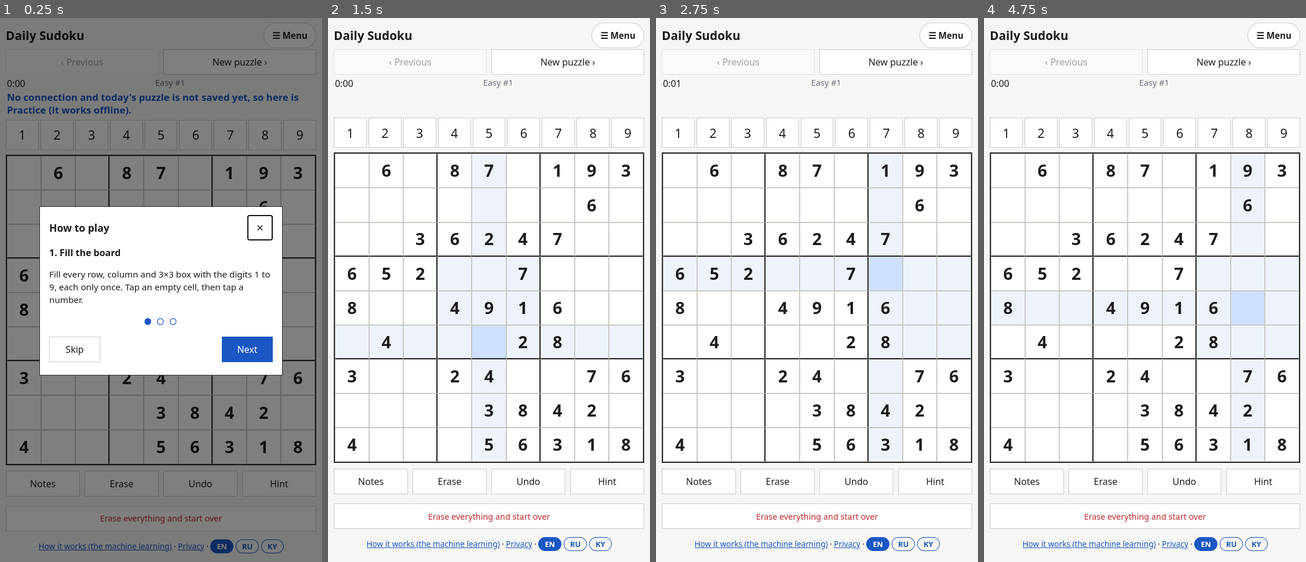
Above: before the commit, frames 1-4 (left to right).
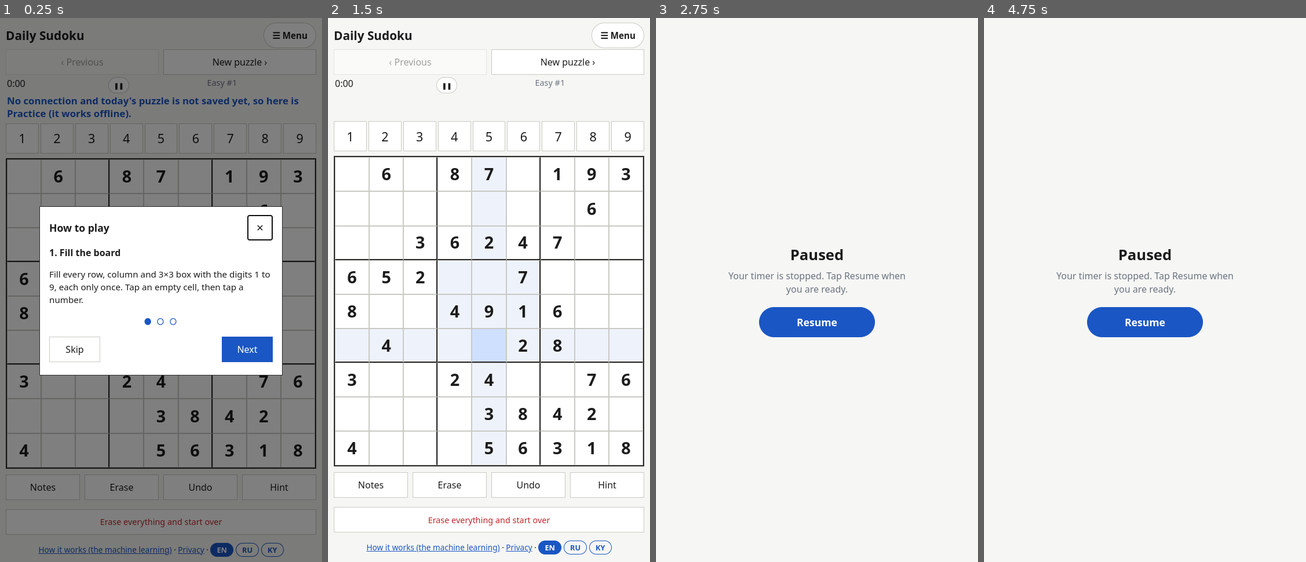
Above: after the commit, the same moments.

Repository: aiyma-a/daily-sudoku
Game: browser game, page docs/index.html
The game is run twice, just before and just after one commit, with the same random seed, the same clock (stepped at 60 frames per second) and the same inputs. When the page shows a pop-up message, it is drawn as a white box for half a second while everything else waits; a line starting with > is the answer the replay typed.
Inputs (mouse positions are in pixels of both pictures, inside the frame that each line leads up to; where the layout moved, square brackets give the same spot in the first picture):
- Up to frame 1 (0.25 s): no input
- Up to frame 2 (1.5 s): click "Skip" at 0.27 s; click "Erase everything and start ov…" at 0.52 s; click (489, 344) [489, 338] at 1.07 s; tap Space at 1.1 s
- Up to frame 3 (2.75 s): tap Space at 1.6, 2.1, 2.6 s; click (755, 279) [755, 273] at 1.67 s; click (775, 83) at 2.02 s, where only the run after the commit has a clickable "❚❚"; click (878, 262) at 2.27 s
- Up to frame 4 (4.75 s): click (1190, 371) at 2.87 s; tap Space every 0.5 s from 3.1 to 4.6 s; click "Erase everything and start ov…" (after the commit: "Resume") at 3.27 s; click (1067, 387) at 3.47 s; click (1145, 246) at 4.07 s; click (1103, 83) at 4.52 s, where only the run after the commit has a clickable "❚❚"; click (1238, 328) [1238, 322] at 4.67 s

The runs differ from the first frame. In frame 1, 6.9% of the frame differs, in the area x 1-99%, y 11-100%; in frame 2, 9.7%; in frame 3, 11%; in frame 4, 11%, in the area x 1-99%, y 0-98%.

Commit message:
Pause when the player leaves the app; Resume button; manual Pause button
Co-Authored-By: Claude Sonnet 5.5 <noreply@anthropic.com>

Diff:
--- a/docs/app.js
+++ b/docs/app.js
@@ -620,7 +620,27 @@
     localStorage.setItem("ds:level", level);
     load();
   });
-  document.addEventListener("visibilitychange", () => { if (st) save(); });
+  document.addEventListener("visibilitychange", () => {
+    if (st) save();
+    if (document.hidden) pauseGame();
+  });
+
+  // ------------------------------------------------- Pause / Resume
+  // Leaving the app or browser pauses the game: the board is hidden and the
+  // timer stays stopped until the player taps Resume.
+  function pauseGame() {
+    if (!st || st.done || !$("pause").hidden) return;
+    save(); stopTimer();
+    setMenu(false);
+    $("pause").hidden = false;
+    $("resumeBtn").focus();
+  }
+  function resumeGame() {
+    $("pause").hidden = true;
+    if (st && !st.done) startTimer();
+  }
+  $("pauseBtn").addEventListener("click", pauseGame);
+  $("resumeBtn").addEventListener("click", resumeGame);
 
   // ------------------------------------------------- Menu panel
   const panel = $("menuPanel"), menuBtn = $("menuBtn");
--- a/docs/i18n.js
+++ b/docs/i18n.js
@@ -61,7 +61,7 @@
     "★ For me": "★ Мне", "Just right for you": "Как раз для вас",
     "‹ Previous": "‹ Назад", "New puzzle ›": "Новая ›",
     "Previous practice puzzle": "Предыдущая головоломка", "New practice puzzle": "Новая головоломка",
-    "Sudoku board": "Поле судоку", "Mode": "Режим", "Menu": "Меню", "Difficulty": "Сложность", "Theme": "Тема",
+    "Sudoku board": "Поле судоку", "Mode": "Режим", "Menu": "Меню", "Pause": "Пауза", "Paused": "Пауза", "Resume": "Продолжить", "Your timer is stopped. Tap Resume when you are ready.": "Таймер остановлен. Нажмите «Продолжить», когда будете готовы.", "Difficulty": "Сложность", "Theme": "Тема",
     "Notes": "Заметки", "Erase": "Стереть", "Undo": "Отмена", "Hint": "Подсказка",
     "Classic": "Классика", "Fall": "Осень", "Cartoon": "Мульт",
     "Erase everything and start over": "Стереть всё и начать заново",
@@ -144,7 +144,7 @@
     "★ For me": "★ Мага", "Just right for you": "Сизге ылайыктуу",
     "‹ Previous": "‹ Мурунку", "New puzzle ›": "Жаңы ›",
     "Previous practice puzzle": "Мурунку машыгуу табышмагы", "New practice puzzle": "Жаңы машыгуу табышмагы",
-    "Sudoku board": "Судоку тактасы", "Mode": "Режим", "Menu": "Меню", "Difficulty": "Татаалдык", "Theme": "Тема",
+    "Sudoku board": "Судоку тактасы", "Mode": "Режим", "Menu": "Меню", "Pause": "Пауза", "Paused": "Тындырылды", "Resume": "Улантуу", "Your timer is stopped. Tap Resume when you are ready.": "Таймер токтоду. Даяр болгондо «Улантуу» баскычын басыңыз.", "Difficulty": "Татаалдык", "Theme": "Тема",
     "Notes": "Белгилер", "Erase": "Өчүрүү", "Undo": "Артка", "Hint": "Кеңеш",
     "Classic": "Классика", "Fall": "Күз", "Cartoon": "Мультфильм",
     "Erase everything and start over": "Баарын өчүрүп, кайра баштоо",
--- a/docs/index.html
+++ b/docs/index.html
@@ -43,7 +43,7 @@
       <button id="prev" data-i18n-label="Previous practice puzzle" aria-label="Previous practice puzzle"><span data-i18n="‹ Previous">&lsaquo; Previous</span></button>
       <button id="next" data-i18n-label="New practice puzzle" aria-label="New practice puzzle"><span data-i18n="New puzzle ›">New puzzle &rsaquo;</span></button>
     </div>
-    <div id="status"><span id="timer">0:00</span><span id="streak" hidden></span><span id="label"></span><span id="msg"></span></div>
+    <div id="status"><span id="timer">0:00</span><button id="pauseBtn" data-i18n-label="Pause" aria-label="Pause">&#10074;&#10074;</button><span id="streak" hidden></span><span id="label"></span><span id="msg"></span></div>
   </div>
 
   <p id="hinttext" aria-live="polite"></p>
@@ -66,6 +66,13 @@
   <p id="error" hidden></p>
   <p id="how"><a href="how.html" data-i18n="How it works (the machine learning)">How it works (the machine learning)</a …(265 unchanged characters)…
 </main>
+<div id="pause" hidden role="dialog" aria-modal="true" aria-labelledby="pausetitle">
+  <div id="pausecard">
+    <h2 id="pausetitle" data-i18n="Paused">Paused</h2>
+    <p data-i18n="Your timer is stopped. Tap Resume when you are ready.">Your timer is stopped. Tap Resume when you are ready.</p>
+    <button id="resumeBtn" data-i18n="Resume">Resume</button>
+  </div>
+</div>
 <div id="modal" hidden role="dialog" aria-modal="true" aria-labelledby="modaltitle">
   <div id="modalcard">
     <div id="modalhead"><h2 id="modaltitle"></h2><button id="modalclose" data-i18n-label="Close" aria-label="Close">✕</button></div>
--- a/docs/style.css
+++ b/docs/style.css
@@ -223,3 +223,12 @@
 #menuPanel #menu { margin: 12px 0 0; }
 #menuPanel #btnInstall { margin-top: 8px; }
 #pad { margin: 6px 0 8px; }
+
+/* Pause */
+#pauseBtn { margin-left: 8px; min-height: 28px; min-width: 36px; padding: 0 8px; font-size: .7rem; letter-spacing: -1px; border-radius: 99px; vertical-align: middle; }
+#pause { position: fixed; inset: 0; z-index: 70; background: var(--bg); display: flex; align-items: center; justify-content: center; padding: 24px; text-align: center; }
+#pause[hidden] { display: none; }
+#pausecard { max-width: 320px; }
+#pausecard h2 { font-size: 1.6rem; margin: 0 0 8px; }
+#pausecard p { color: var(--note); margin: 0 0 20px; line-height: 1.4; }
+#resumeBtn { min-height: 52px; min-width: 200px; font-size: 1.1rem; font-weight: 700; background: var(--accent); color: #fff; border-color: var(--accent); border-radius: 99px; }
